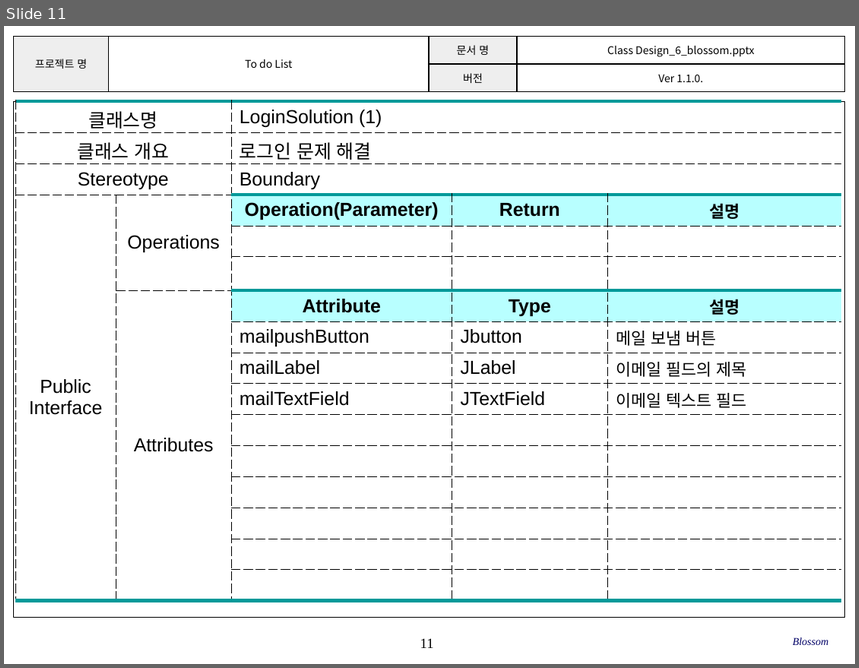
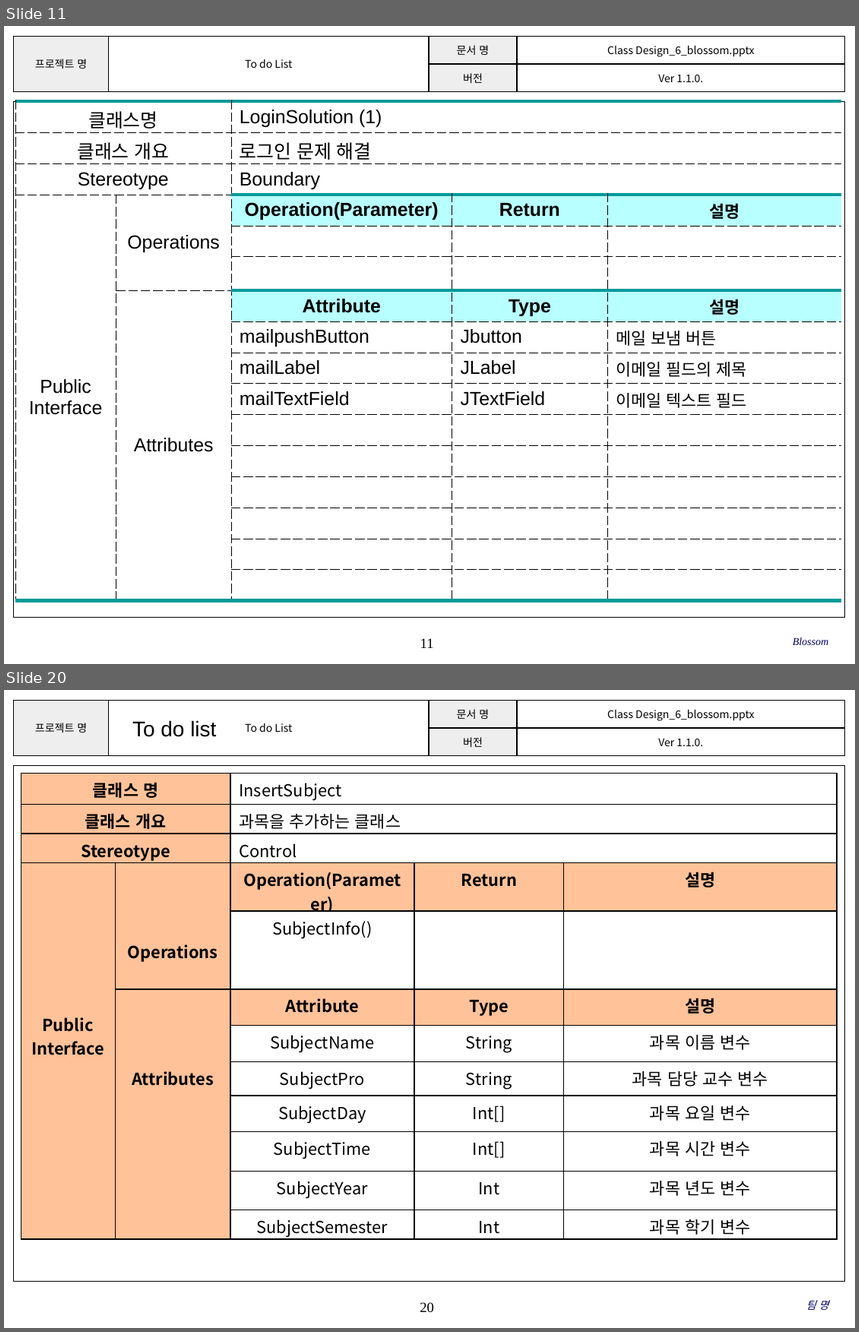
Before and after one commit to SE-admin/SE2017_6_blossom, a slide deck: doc/3_ 설계서/Class Design_6_blossom.pptx. Shown one above the other, each under a label of ours: slide 11 before the commit, slides 11 and 20 after it; the slides between them are not shown. The pictures are 859x668 and 859x1332 pixels, drawn with LibreOffice and Linux fonts; fonts in the diff are those of the drawing; background and template pictures are left out. Boxes give left, top, right and bottom in pixels: in the first picture for what was removed or moved away, otherwise in the second. Text is boxed around its words. In the diff, an @@ line names an element or a change of style, - is before the commit and + after.

Commit message:
2017-05-25   Ver 1.2.0.   Stereotype의 Entity와 Control클래스 전체 추가   황은선

```diff
--- a/doc/3_ 설계서/Class Design_6_blossom.pptx
+++ b/doc/3_ 설계서/Class Design_6_blossom.pptx
@@ slide 20 added at [4, 690, 855, 1328], background #FFFFFF; not listed: 3 template elements that a slide beside it also shows @@
@@ text added at [132, 720, 216, 737], 18 pt, text #000000 @@
+To do list
@@ table added at [21, 774, 838, 1241], 12 rows, 5 columns @@
+클래스 명 |  | InsertSubject |  | 
+클래스 개요 |  | 과목을 추가하는 클래스 |  | 
+Stereotype |  | Control |  | 
+Public / Interface | Operations | Operation(Parameter) | Return | 설명
+ |  | SubjectInfo() |  | 
+ | Attributes | Attribute | Type | 설명
+ |  | SubjectName | String | 과목 이름 변수
+ |  | SubjectPro | String | 과목 담당 교수 변수
+ |  | SubjectDay | Int[] | 과목 요일 변수
+ |  | SubjectTime | Int[] | 과목 시간 변수
+ |  | SubjectYear | Int | 과목 년도 변수
+ |  | SubjectSemester | Int | 과목 학기 변수
@@ text added at [807, 1301, 829, 1310], 9 pt, text #000066, italic @@
+팀 명
```
Also in this commit, not shown: 8 other slides changed, 12 other slides added.
